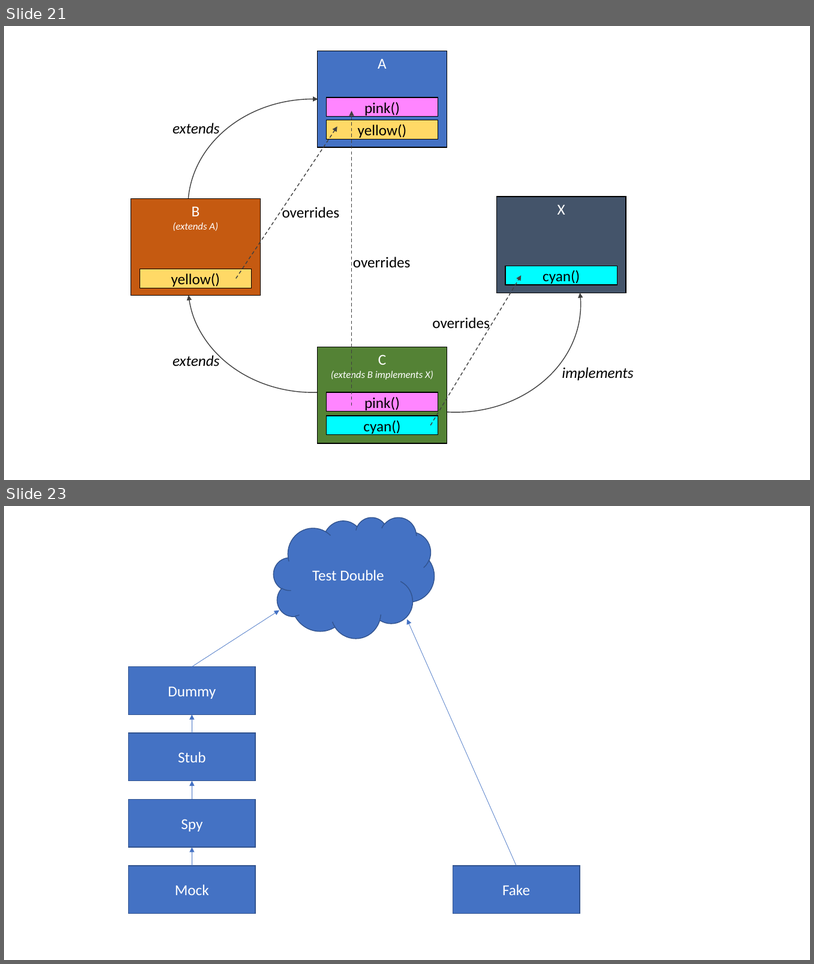
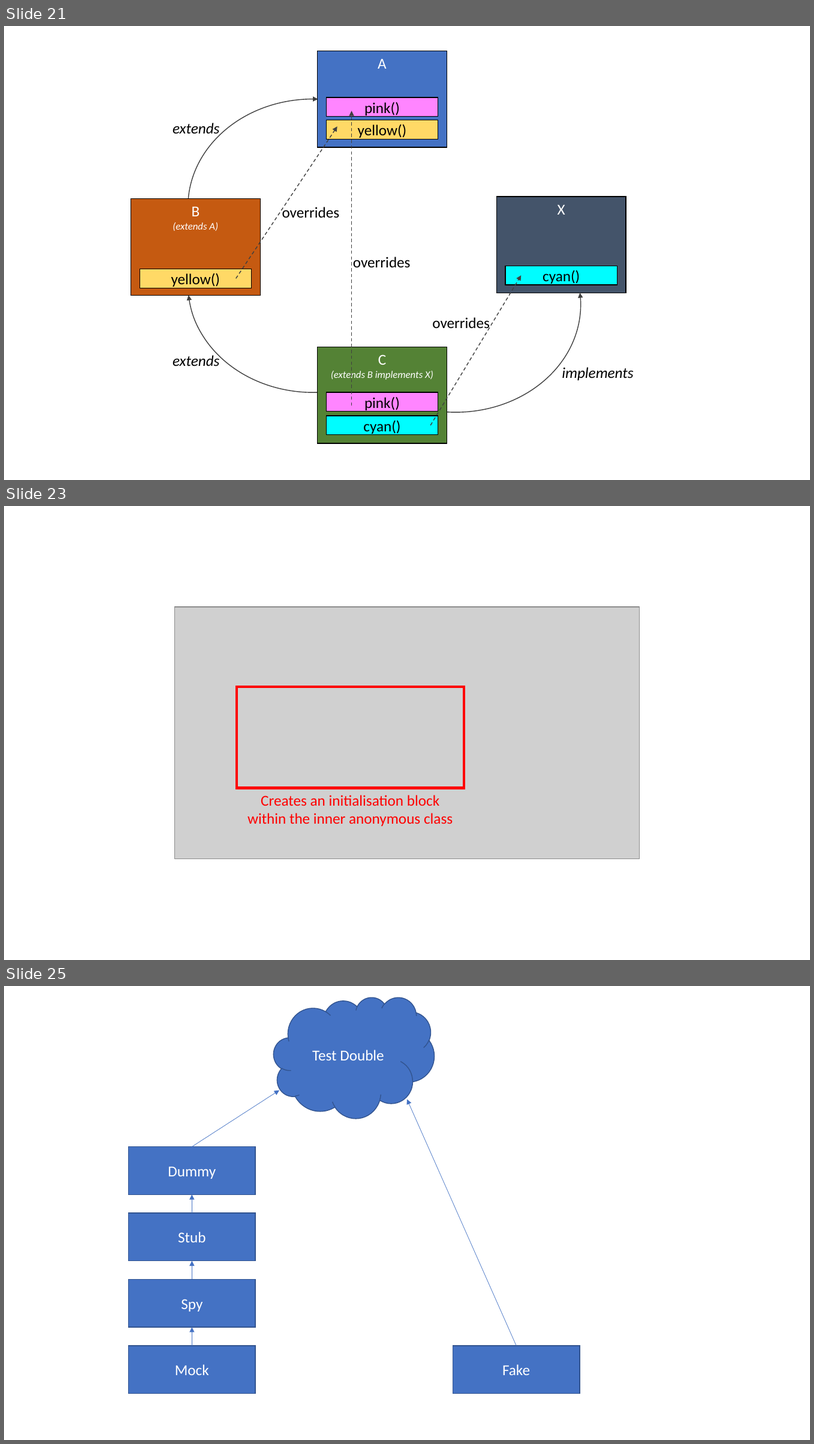
Before and after one commit to albertattard/java-boot-camp, a slide deck: assets/images/Images.pptx. Shown one above the other, each under a label of ours: slides 21 and 23 before the commit, slides 21, 23 and 25 after it; the slides between them are not shown. The pictures are 814x964 and 814x1444 pixels, drawn with LibreOffice and Linux fonts; fonts in the diff are those of the drawing; grey boxes stand for pictures. Boxes give left, top, right and bottom in pixels: in the first picture for what was removed or moved away, otherwise in the second. Text is boxed around its words. In the diff, an @@ line names an element or a change of style, - is before the commit and + after.

```diff
--- a/assets/images/Images.pptx
+++ b/assets/images/Images.pptx
@@ slide 23 added at [4,506,810,960], background #FFFFFF @@
@@ picture added at [175,607,640,859] @@
@@ rectangle added at [237,687,464,788], outline #FF0000 3 pt @@
@@ text added at [248,795,453,826], 18 pt, text #FF0000 @@
+Creates an initialisation block within the inner anonymous class
@@ what was slide 23 is now slide 25 @@
```
Also in this commit, not shown: 1 other slide added, 4 other files.
